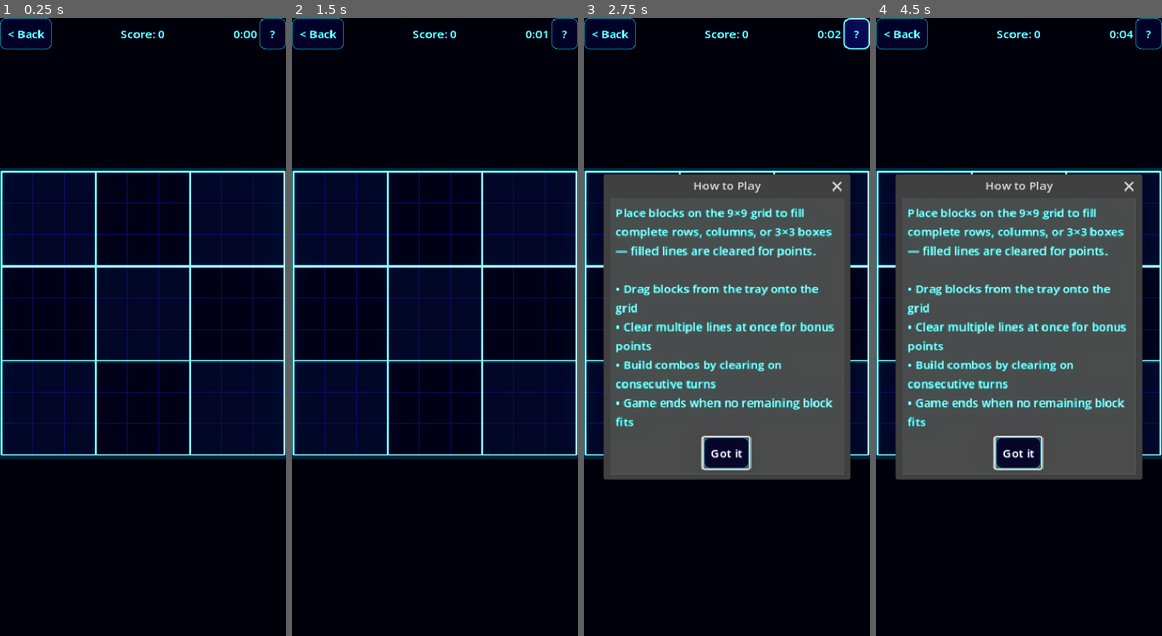
Above: before the commit, frames 1-4 (left to right).
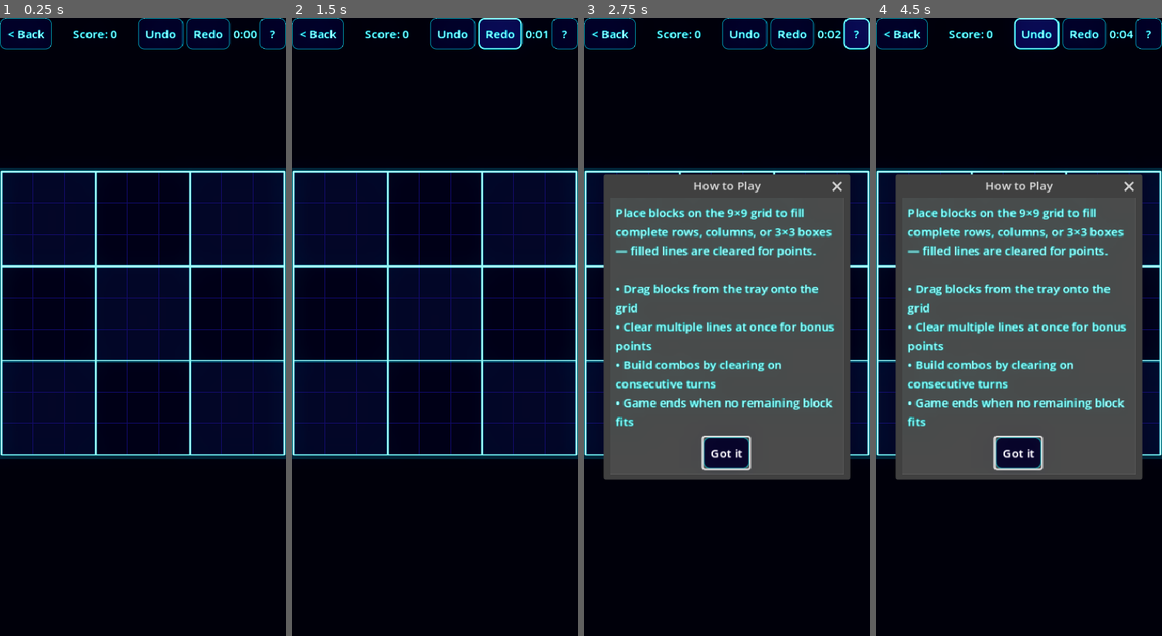
Above: after the commit, the same moments.

Repository: mchambers-mojang/sweet-vinegar-games
Game: Godot game, scene res://scenes/blockudoku_game.tscn
Same seed, same stepped clock (60 frames per second), same inputs: the game is played once before the commit and once after it. This scene is started directly instead of the project's main scene.
Inputs (mouse positions are in pixels of both pictures, inside the frame that each line leads up to):
- Up to frame 1 (0.25 s): no input
- Up to frame 2 (1.5 s): click (452, 36) at 0.5 s, where only the run after the commit has a clickable "Undo"; click (500, 36) at 1.25 s, where only the run after the commit has a clickable "Redo"
- Up to frame 3 (2.75 s): click "?" at 2 s
- Up to frame 4 (4.5 s): click "Got it" at 2.75 s; click "?" at 3.5 s; click (1036, 36) at 4.25 s, where only the run after the commit has a clickable "Undo"

The runs differ from the first frame. In frame 1, 1.7% of the frame differs, in the area x 25-81%, y 0-6%; in frame 2, 1.7%; in frame 3, 1.7%; in frame 4, 1.8%.

Commit message:
feat: add blockudoku undo and redo controls

Diff:
--- a/scenes/blockudoku_game.tscn
+++ b/scenes/blockudoku_game.tscn
@@ -36,6 +36,16 @@
 text = "Score: 0"
 horizontal_alignment = 1
 
+[node name="UndoButton" type="Button" parent="MarginContainer/VBoxContainer/TopBar"]
+unique_name_in_owner = true
+layout_mode = 2
+text = "Undo"
+
+[node name="RedoButton" type="Button" parent="MarginContainer/VBoxContainer/TopBar"]
+unique_name_in_owner = true
+layout_mode = 2
+text = "Redo"
+
 [node name="TimerLabel" type="Label" parent="MarginContainer/VBoxContainer/TopBar"]
 unique_name_in_owner = true
 layout_mode = 2
--- a/scripts/blockudoku/blockudoku_game_screen.gd
+++ b/scripts/blockudoku/blockudoku_game_screen.gd
@@ -26,16 +26,22 @@
 @onready var score_label: Label = %ScoreLabel
 @onready var timer_label: Label = %TimerLabel
 @onready var back_button: Button = %BackButton
+@onready var undo_button: Button = %UndoButton
+@onready var redo_button: Button = %RedoButton
 @onready var block_tray: HBoxContainer = %BlockTray
 
 var elapsed_time: float = 0.0
 
 # Block tray piece display nodes
 var _tray_panels: Array[Control] = []
+var undo_stack: Array[Dictionary] = []
+var redo_stack: Array[Dictionary] = []
 
 
 func _ready() -> void:
 	back_button.pressed.connect(_on_back)
+	undo_button.pressed.connect(_on_undo_pressed)
+	redo_button.pressed.connect(_on_redo_pressed)
 	_setup_help_button()
 	_apply_theme()
 	ThemeManager.theme_changed.connect(func(_d: bool) -> void: _apply_theme())
@@ -62,9 +68,12 @@
 	combo_count = 0
 	elapsed_time = 0.0
 	is_game_over = false
+	undo_stack.clear()
+	redo_stack.clear()
 	board.reset()
 	_deal_new_blocks()
 	_update_score_display()
+	_update_undo_redo_buttons()
 	BlockudokuStatsManager.record_game_started()
 	_save_current_state()
 
@@ -75,21 +84,17 @@
 	combo_count = data.get("combo_count", 0)
 	elapsed_time = data.get("elapsed_time", 0.0)
 	is_game_over = false
+	undo_stack.clear()
+	redo_stack.clear()
 	board.set_state(data.get("board_state", {}))
 
 	# Restore available blocks
-	available_blocks.clear()
-	var saved_blocks: Array = data.get("available_blocks", [])
-	for block_data in saved_blocks:
-		var shape: Array = []
-		for cell_data in block_data:
-			if cell_data is Dictionary:
-				shape.append(Vector2i(int(cell_data.get("x", 0)), int(cell_data.get("y", 0))))
-		available_blocks.append(shape)
+	available_blocks = _deserialize_blocks(data.get("available_blocks", []))
 
 	blocks_placed_this_set = data.get("blocks_placed_this_set", 0)
 	_build_tray()
 	_update_score_display()
+	_update_undo_redo_buttons()
 
 
 func _process(delta: float) -> void:
@@ -223,6 +228,7 @@
 	board.clear_preview()
 
 	if board.can_place(_drag_shape, grid_pos.x, grid_pos.y):
+		var before_state := _capture_move_state()
 		var block_color := BlockudokuShapes.get_shape_color(_drag_shape)
 		board.place_block(_drag_shape, grid_pos.x, grid_pos.y, block_color)
 		SoundManager.play_place()
@@ -311,9 +317,16 @@
 		for shape in available_blocks:
 			if shape.size() > 0:
 				remaining_shapes.append(shape)
+		redo_stack.clear()
 		if not board.has_valid_placement(remaining_shapes):
+			_update_undo_redo_buttons()
 			_handle_game_over()
 		else:
+			undo_stack.append({
+				"before": before_state,
+				"after": _capture_move_state(),
+			})
+			_update_undo_redo_buttons()
 			_save_current_state()
 	else:
 		# Invalid placement — do nothing
@@ -327,6 +340,7 @@
 
 func _handle_game_over() -> void:
 	is_game_over = true
+	_update_undo_redo_buttons()
 	BlockudokuStatsManager.record_game_over(score, turns)
 	BlockudokuSaveManager.clear_save()
 	HapticManager.vibrate_success()
@@ -475,34 +489,100 @@
 	score_label.text = "Score: %d" % score
 
 
-func _format_time(seconds: float) -> String:
-	var mins := int(seconds) / 60
-	var secs := int(seconds) % 60
-	return "%d:%02d" % [mins, secs]
-
-
-func _apply_theme() -> void:
-	var style := StyleBoxFlat.new()
-	style.bg_color = ThemeManager.get_color("background")
-	add_theme_stylebox_override("panel", style)
-
-
-func _save_current_state() -> void:
+func _on_undo_pressed() -> void:
 	if is_game_over:
 		return
+	if undo_stack.is_empty():
+		return
+	var move: Dictionary = undo_stack.pop_back()
+	redo_stack.append(move)
+	_apply_move_state(move.get("before", {}))
+	_update_undo_redo_buttons()
+	_save_current_state()
+
+
+func _on_redo_pressed() -> void:
+	if is_game_over:
+		return
+	if redo_stack.is_empty():
+		return
+	var move: Dictionary = redo_stack.pop_back()
+	undo_stack.append(move)
+	_apply_move_state(move.get("after", {}))
+	_update_undo_redo_buttons()
+	_save_current_state()
+
+
+func _update_undo_redo_buttons() -> void:
+	undo_button.disabled = is_game_over or undo_stack.is_empty()
+	redo_button.disabled = is_game_over or redo_stack.is_empty()
+
+
+func _capture_move_state() -> Dictionary:
+	return {
+		"score": score,
+		"turns": turns,
+		"combo_count": combo_count,
+		"board_state": board.get_state(),
+		"available_blocks": _serialize_blocks(available_blocks),
+		"blocks_placed_this_set": blocks_placed_this_set,
+	}
+
+
+func _apply_move_state(state: Dictionary) -> void:
+	score = state.get("score", score)
+	turns = state.get("turns", turns)
+	combo_count = state.get("combo_count", combo_count)
+	board.set_state(state.get("board_state", board.get_state()))
+	available_blocks = _deserialize_blocks(state.get("available_blocks", []))
+	blocks_placed_this_set = state.get("blocks_placed_this_set", blocks_placed_this_set)
+	_build_tray()
+	_update_score_display()
+
+
+func _serialize_blocks(blocks: Array) -> Array:
 	var blocks_data: Array = []
-	for shape in available_blocks:
+	for shape in blocks:
 		var shape_data: Array = []
 		for cell in shape:
 			var c: Vector2i = cell
 			shape_data.append({"x": c.x, "y": c.y})
 		blocks_data.append(shape_data)
+	return blocks_data
+
+
+func _deserialize_blocks(data: Array) -> Array[Array]:
+	var blocks: Array[Array] = []
+	for block_data in data:
+		var shape: Array = []
+		for cell_data in block_data:
+			if cell_data is Dictionary:
+				shape.append(Vector2i(int(cell_data.get("x", 0)), int(cell_data.get("y", 0))))
+		blocks.append(shape)
+	return blocks
+
+
+func _format_time(seconds: float) -> String:
+	var mins := int(seconds) / 60
+	var secs := int(seconds) % 60
+	return "%d:%02d" % [mins, secs]
+
+
+func _apply_theme() -> void:
+	var style := StyleBoxFlat.new()
+	style.bg_color = ThemeManager.get_color("background")
+	add_theme_stylebox_override("panel", style)
+
+
+func _save_current_state() -> void:
+	if is_game_over:
+		return
 	BlockudokuSaveManager.save_game({
 		"score": score,
 		"turns": turns,
 		"combo_count": combo_count,
 		"elapsed_time": elapsed_time,
 		"board_state": board.get_state(),
-		"available_blocks": blocks_data,
+		"available_blocks": _serialize_blocks(available_blocks),
 		"blocks_placed_this_set": blocks_placed_this_set,
 	})
